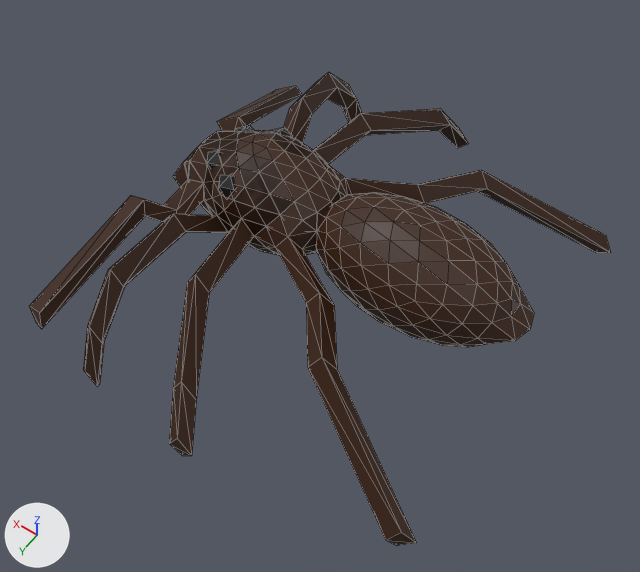
One commit to the glTF model assets/spider.glb: the scene before it, then after it.
Rendered twice from a camera (50 mm lens) standing at (-1.58, 2.02, 2.71) and looking at (-0.28, 0.2, -0.14). The axes (+X, +Y, +Z) are drawn at lower left. The lights are the same throughout. Mesh edges are drawn as thin lines. Where no turn or scale is listed for an object, it has been applied to the vertices. Vertices at the same position are counted once.

In view in the first picture: 'back', 'front'.
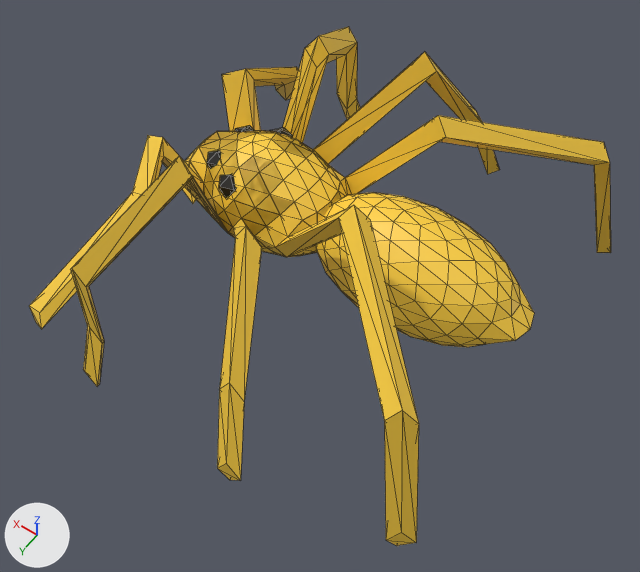
Commit message: New spider

Location of each change, [x1, y1, x2, y2] in pixels of the pictures (640 x 572 px; the box of a moved part takes in the faces that stretch with it):
'front', recoloured, reshaped (brown to yellow, 10% taller)
    before: [29, 72, 611, 546]
    after: [29, 26, 611, 546]
'back', recoloured (brown to yellow)
    both: [316, 192, 534, 347]
part 1 of me_icosphere_004, moved or reshaped
    before: [29, 72, 611, 542]
    after: [29, 26, 611, 542]

Edits to the bpy script that builds the scene:
```text
Add mat_yellow:
    mat_yellow = principled_material('yellow')
    mat_yellow.base_color = (1.0, 0.64, 0.052)  # yellow #ffd140
Change me_icosphere_003:
    where me_icosphere_003.from_pydata(...)  # 162 vertices, 320 faces; spans x -0.508..0.455, y -0.252..0.252, z -0.252..0.252
    remove me_icosphere_003.materials.append(mat_material_001)  # brown #391a00
    add me_icosphere_003.materials.append(mat_yellow)  # yellow #ffd140
Change me_icosphere_004:
    used by ob_front; location = (0.0, 0.0, 0.0)
    remove me_icosphere_004.from_pydata(...)  # 358 vertices, 798 faces; spans x -1.14..0.78, y -1.05..1.05, z -0.47..0.25
    remove me_icosphere_004.materials.append(mat_material_001)  # brown #391a00
    add me_icosphere_004.from_pydata(...)  # 358 vertices, 798 faces; spans x -1.14..0.78, y -1.01..1.01, z -0.47..0.53
    me_icosphere_004 part 1: 72 of 358 vertices moved; they spanned x -0.61..0.67, y -1.05..1.05, z -0.35..0.15 and now span x -1.03..0.55, y -1.01..1.01, z -0.38..0.53; mean shift (-0.17, 0.0, 0.28); largest move (0.09, -0.58, 0.0) -> (-0.2, -0.58, 0.46)
    add me_icosphere_004.materials.append(mat_yellow)  # yellow #ffd140
```
